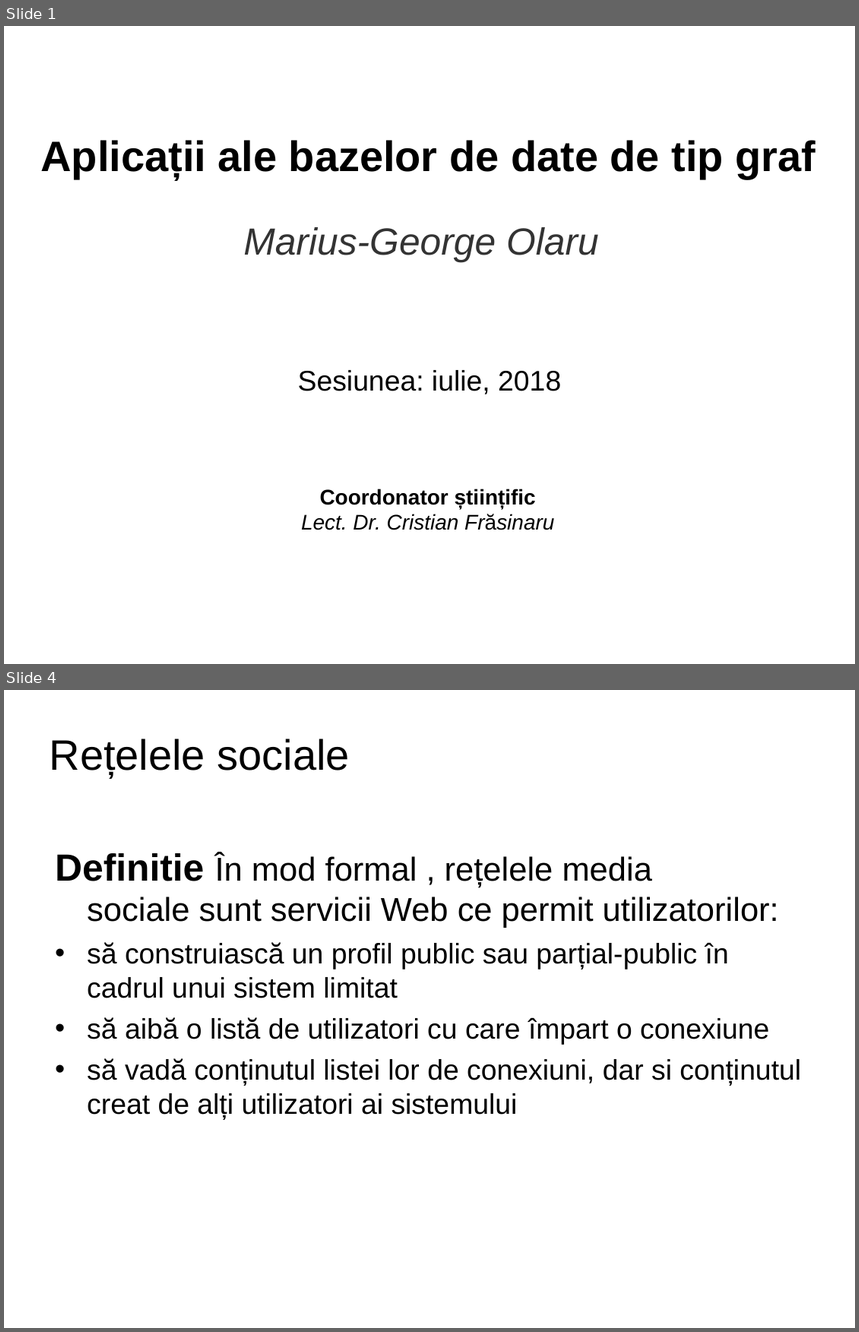
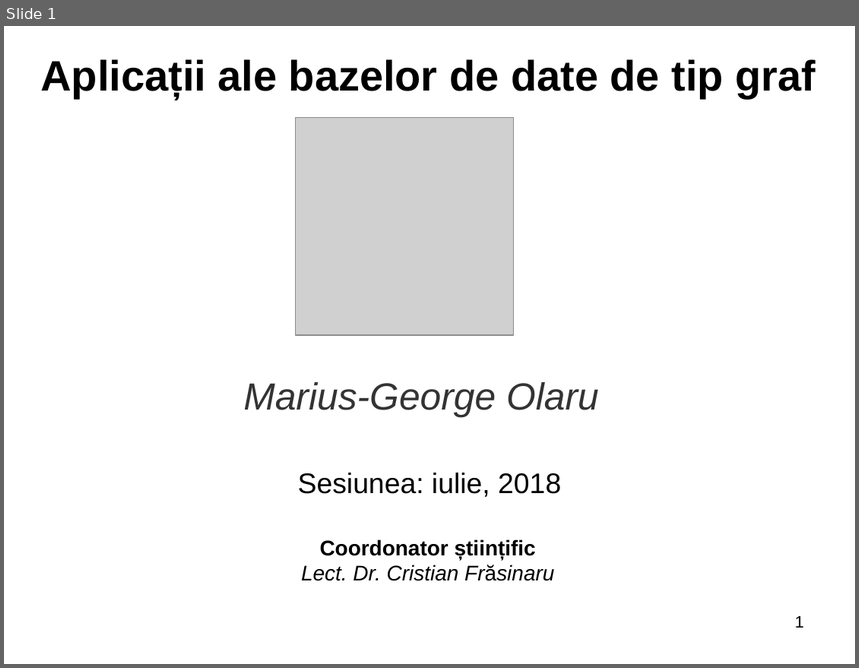
Before and after one commit to mariusolaru/Licenta, a slide deck: Licenta2018OlaruMariusGeorge/Prezentare.ppt. Shown one above the other, each under a label of ours: slides 1 and 4 before the commit, slide 1 after it; the slides between them are not shown. The pictures are 859x1332 and 859x668 pixels, drawn with LibreOffice and Linux fonts; fonts in the diff are those of the drawing; grey boxes stand for pictures; background and template pictures are left out. Boxes give left, top, right and bottom in pixels: in the first picture for what was removed or moved away, otherwise in the second. Text is boxed around its words. In the diff, an @@ line names an element or a change of style, - is before the commit and + after.

```diff
--- a/Licenta2018OlaruMariusGeorge/Prezentare.ppt
+++ b/Licenta2018OlaruMariusGeorge/Prezentare.ppt
@@ slide 4 removed at (4,690,855,1328), background picture (left out) @@
@@ title removed at (50,739,349,777) @@
-Rețelele sociale
@@ text removed at (55,853,801,1119) @@
-Definitie În mod formal , rețelele media sociale sunt servicii Web ce permit utilizatorilor:
-• să construiască un profil public sau parțial-public în cadrul unui sistem limitat
-• să aibă o listă de utilizatori cu care împart o conexiune
-• să vadă conținutul listei lor de conexiuni, dar si conținutul creat de alți utilizatori ai sistemului
@@ slide 1 changed as well @@
@@ text "Aplicații ale bazelor de date ...": place and size @@
-text "Aplicații ale bazelor de date ..." at (41,140,816,179)
+text "Aplicații ale bazelor de date ..." at (41,59,816,98)
@@ picture added at (296,117,514,335) @@
@@ text "Marius-George Olaru": place and size @@
-text "Marius-George Olaru" at (243,227,599,262)
+text "Marius-George Olaru" at (243,382,599,418)
@@ text "Sesiunea: iulie, 2018": place and size @@
-text "Sesiunea: iulie, 2018" at (298,370,561,395)
+text "Sesiunea: iulie, 2018" at (298,473,561,497)
@@ text "Coordonator științific": place and size @@
-text "Coordonator științific" at (301,489,554,531)
+text "Coordonator științific" at (301,540,554,582)
@@ page number added at (795,617,804,628), 14 pt, text #000000 @@
+1
```
Also in this commit, not shown: 11 other slides changed, 3 slides added, 2 other slides removed.
